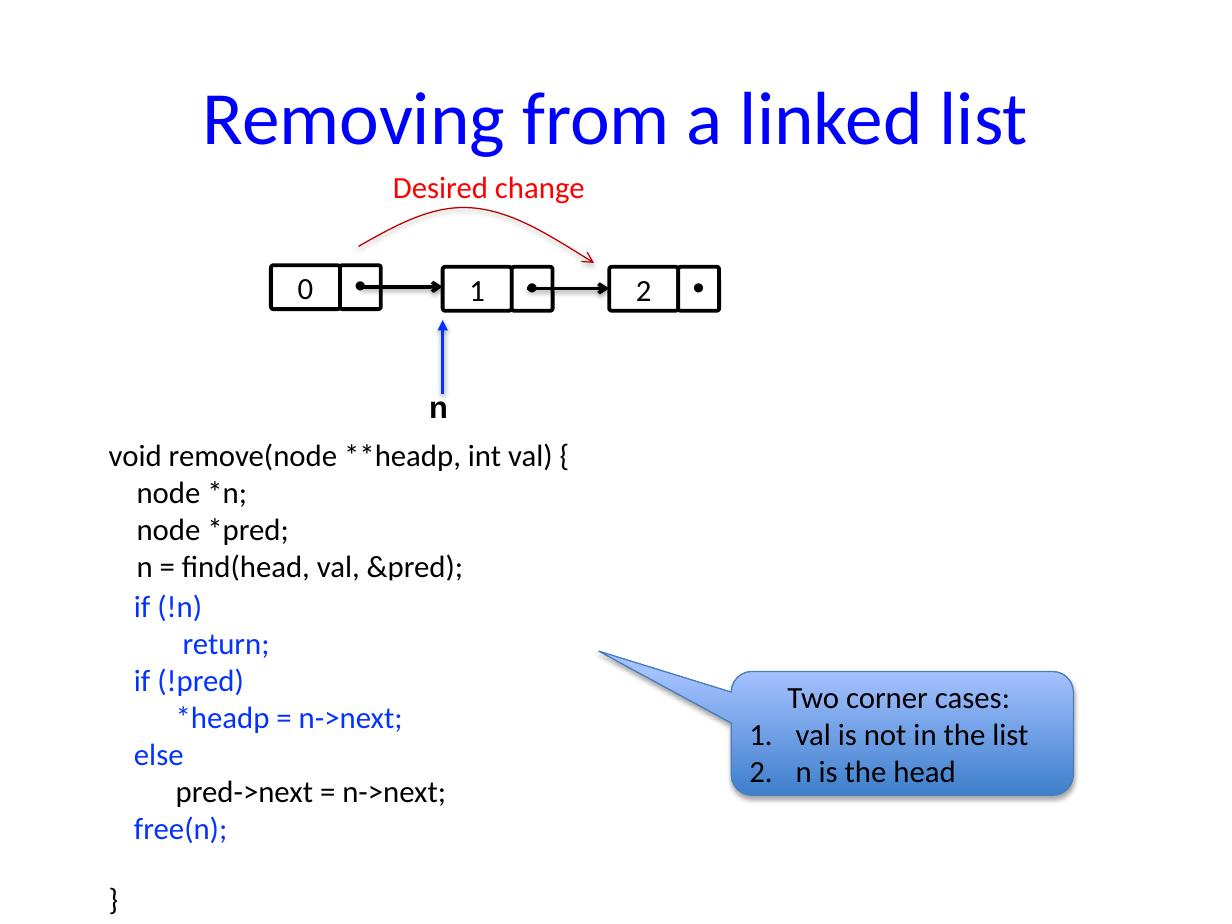
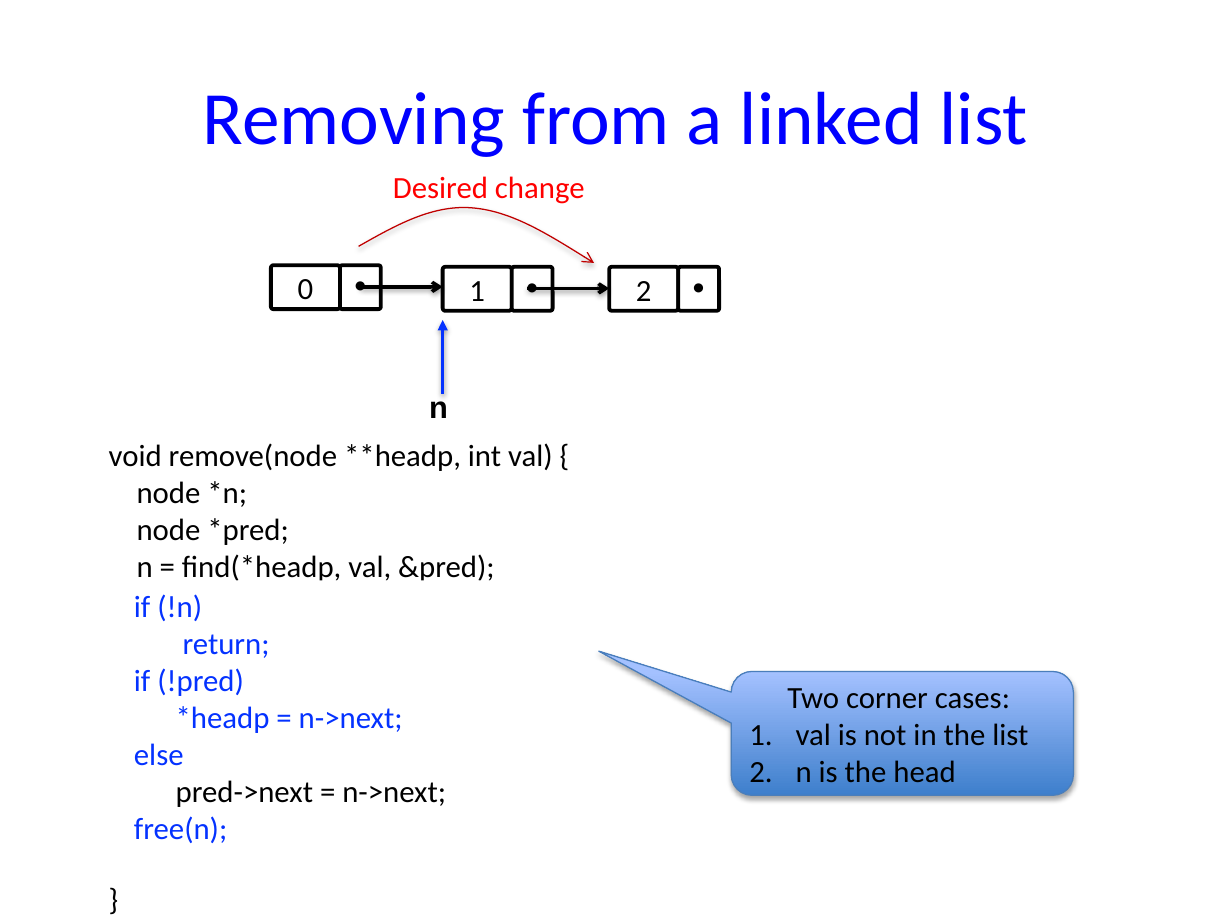
Before and after one commit to NYU-CSO/nyu-cso.github.io, a slide deck: slide 21 of notes/06-struct-malloc.pptx. Drawn at 1232x924 pixels with LibreOffice and Linux fonts; fonts in the diff are those of the drawing. Boxes give left, top, right and bottom in pixels: in the first picture for what was removed or moved away, otherwise in the second. Text is boxed around its words. In the diff, an @@ line names an element or a change of style, - is before the commit and + after.

```diff
--- a/notes/06-struct-malloc.pptx
+++ b/notes/06-struct-malloc.pptx
@@ text at (137, 554, 494, 581): text changed @@
-n = find(head, val, &pred);
+n = find(*headp, val, &pred);
```
Also in this commit, not shown: 6 other slides changed, 1 other file.
